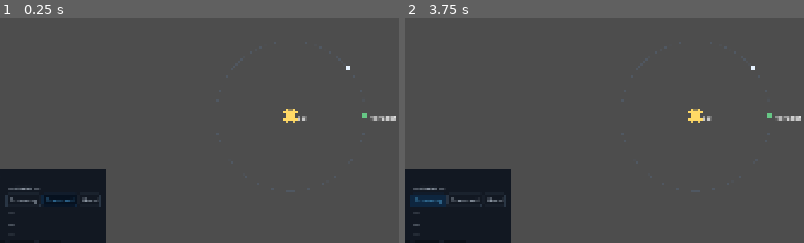
Above: before the commit, frames 1-2 (left to right).
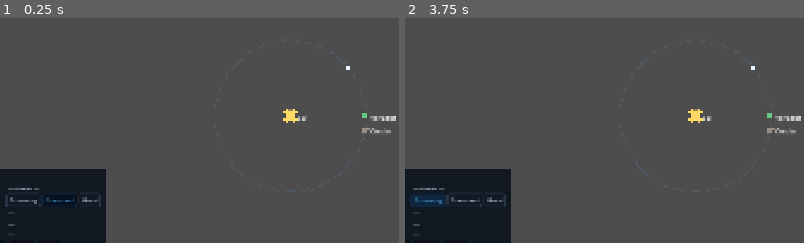
Above: after the commit, the same moments.

Repository: AndrewDrinkwater/farhorizon
Game: Godot game, scene res://src/ui/shell/main.tscn
Two runs of this game, one before a commit and one after it. Both use one fixed random seed, a clock stepped at 60 frames per second and the inputs below.
Inputs:
- Up to frame 1 (0.25 s): no input
- Up to frame 2 (3.75 s): click "❚❚" at 0.5 s; click "1×" at 1.25 s; click "2×" at 2 s; click "4×" at 2.75 s; click "Economy" at 3.5 s
The pictures show only the part of the screen within x 7-56%, y 39-89%; the shares and areas given below are measured in that part.

The runs differ from the first frame. In frame 1, 0.1% of the frame differs, in the area x 90-98%, y 48-52%; in frame 2, 0.1%.

Commit message:
Nav core + data + state: orrery projection, sensors, moons, contacts (α0.2 1-2)
Pure core (GUT-tested): OrreryProjection (log radius, exact bearing) + project_child
for moons; Sensors range + segment (capsule) detection. Data: BodyData.parent_id +
Kind.MOON, ContactData type, SystemData.contacts. State: ShipState.sensor_range,
GameState.ContactsState (saved). EventBus contact signals. SensorController
(sim_tick, segment check) — not yet wired into the shell. Authored Verdant's moon
Cinder + three transient contacts into sol.tres. 103/103 green.

Co-Authored-By: Claude Opus 4.8 (1M context) <noreply@anthropic.com>

Diff:
--- a/localization/strings.csv
+++ b/localization/strings.csv
@@ -11,6 +11,10 @@
 BODY_RUBICON,Rubicon
 BODY_TETHYS,Tethys
 BODY_ANCHORAGE,Anchorage Station
+BODY_CINDER,Cinder
+CONTACT_KEPRI,Kepri (derelict)
+CONTACT_VEIL,Veil Anomaly
+CONTACT_ECHO,Echo Signal
 HELM_CONSOLE_NAME,Helm
 HELM_LAY_IN_COURSE,Lay In Course
 HELM_ENGAGE,Engage
--- a/resources/systems/sol.tres
+++ b/resources/systems/sol.tres
@@ -1,41 +1,52 @@
 [gd_resource type="Resource" script_class="SystemData" format=3]
 
-[ext_resource type="Script" path="res://src/data/body_data.gd" id="1_a4vbc"]
-[ext_resource type="Script" path="res://src/data/system_data.gd" id="2_is64w"]
+[ext_resource type="Script" path="res://src/data/body_data.gd" id="1_is64w"]
+[ext_resource type="Script" path="res://src/data/contact_data.gd" id="2_wps71"]
+[ext_resource type="Script" path="res://src/data/system_data.gd" id="3_4bpnw"]
 
-[sub_resource type="Resource" id="Resource_wps71"]
-script = ExtResource("1_a4vbc")
+[sub_resource type="Resource" id="Resource_0i7mv"]
+script = ExtResource("1_is64w")
 id = "sol_star"
 name_key = "BODY_SOL_STAR"
 kind = 0
 radius = 120.0
 tint = Color(1, 0.85, 0.4, 1)
 
-[sub_resource type="Resource" id="Resource_4bpnw"]
-script = ExtResource("1_a4vbc")
+[sub_resource type="Resource" id="Resource_sqund"]
+script = ExtResource("1_is64w")
 id = "verdant"
 name_key = "BODY_VERDANT"
 position = Vector2(1000, 0)
 radius = 48.0
 tint = Color(0.4, 0.78, 0.52, 1)
 
-[sub_resource type="Resource" id="Resource_0i7mv"]
-script = ExtResource("1_a4vbc")
+[sub_resource type="Resource" id="Resource_fnbma"]
+script = ExtResource("1_is64w")
+id = "cinder"
+name_key = "BODY_CINDER"
+kind = 3
+position = Vector2(1000, 180)
+parent_id = "verdant"
+radius = 18.0
+tint = Color(0.6, 0.55, 0.5, 1)
+
+[sub_resource type="Resource" id="Resource_nr7xj"]
+script = ExtResource("1_is64w")
 id = "rubicon"
 name_key = "BODY_RUBICON"
 position = Vector2(-3342.4956, 3983.431)
 radius = 56.0
 tint = Color(0.82, 0.42, 0.34, 1)
 
-[sub_resource type="Resource" id="Resource_sqund"]
-script = ExtResource("1_a4vbc")
+[sub_resource type="Resource" id="Resource_chn1s"]
+script = ExtResource("1_is64w")
 id = "tethys"
 name_key = "BODY_TETHYS"
 position = Vector2(-32766.082, -22943.057)
 tint = Color(0.55, 0.62, 0.82, 1)
 
-[sub_resource type="Resource" id="Resource_fnbma"]
-script = ExtResource("1_a4vbc")
+[sub_resource type="Resource" id="Resource_t5eb4"]
+script = ExtResource("1_is64w")
 id = "anchorage"
 name_key = "BODY_ANCHORAGE"
 kind = 2
@@ -45,9 +56,30 @@
 can_dock = true
 can_refuel = true
 
+[sub_resource type="Resource" id="Resource_vh70p"]
+script = ExtResource("2_wps71")
+id = "kepri_derelict"
+name_key = "CONTACT_KEPRI"
+kind = 1
+position = Vector2(2600, 900)
+
+[sub_resource type="Resource" id="Resource_4bs3o"]
+script = ExtResource("2_wps71")
+id = "veil_anomaly"
+name_key = "CONTACT_VEIL"
+kind = 2
+position = Vector2(-2200, 1800)
+
+[sub_resource type="Resource" id="Resource_pahpw"]
+script = ExtResource("2_wps71")
+id = "echo_signal"
+name_key = "CONTACT_ECHO"
+position = Vector2(1200, 4200)
+
 [resource]
-script = ExtResource("2_is64w")
+script = ExtResource("3_4bpnw")
 id = "sol"
 name_key = "SYSTEM_SOL"
-bodies = Array[ExtResource("1_a4vbc")]([SubResource("Resource_wps71"), SubResource("Resource_4bpnw"), SubResource("Resource_0i7mv"), SubResource("Resource_sqund"), SubResource("Resource_fnbma")])
+bodies = Array[ExtResource("1_is64w")]([SubResource("Resource_0i7mv"), SubResource("Resource_sqund"), SubResource("Resource_fnbma"), SubResource("Resource_nr7xj"), SubResource("Resource_chn1s"), SubResource("Resource_t5eb4")])
+contacts = Array[ExtResource("2_wps71")]([SubResource("Resource_vh70p"), SubResource("Resource_4bs3o"), SubResource("Resource_pahpw")])
 ship_start = Vector2(766.04443, -642.7876)
--- a/src/autoload/event_bus.gd
+++ b/src/autoload/event_bus.gd
@@ -27,6 +27,11 @@
 # --- Travel situation (ADR 0015) — location/course changed; UI re-derives orders ---
 signal ship_context_changed()
 
+# --- Sensors / contacts (ADR 0017) ---
+signal contact_detected(contact_id: String)
+signal contact_lost(contact_id: String)
+signal contact_promoted(contact_id: String, tier: int)
+
 # --- Fuel ---
 signal fuel_changed(pool: int, value: float)
 
--- a/src/autoload/game_state.gd
+++ b/src/autoload/game_state.gd
@@ -10,6 +10,7 @@
 var clock: ClockState = ClockState.new()
 var ship: ShipState = ShipState.new()
 var system: SystemState = SystemState.new()
+var contacts: ContactsState = ContactsState.new()  # transient detection state (ADR 0017)
 
 
 ## Reset the tree to a fresh run (used by "new game" and as the load baseline).
@@ -17,6 +18,7 @@
 	clock = ClockState.new()
 	ship = ShipState.new()
 	system = SystemState.new()
+	contacts = ContactsState.new()
 
 
 ## Serialize the whole tree to a plain Dictionary (SaveManager wraps it with the
@@ -26,6 +28,7 @@
 		"clock": clock.to_dict(),
 		"ship": ship.to_dict(),
 		"system": system.to_dict(),
+		"contacts": contacts.to_dict(),
 	}
 
 
@@ -35,3 +38,4 @@
 	clock = ClockState.from_dict(data.get("clock", {}))
 	ship = ShipState.from_dict(data.get("ship", {}))
 	system = SystemState.from_dict(data.get("system", {}))
+	contacts = ContactsState.from_dict(data.get("contacts", {}))
--- /dev/null
+++ b/src/core/orrery_params.gd
@@ -0,0 +1,17 @@
+class_name OrreryParams
+extends RefCounted
+## Tuning for the orrery projection (ADR 0016/0018). Pure data — the Nav Plot
+## fills `center`/rings from the viewport; the rest are play-tuned constants.
+## `center` and the ring radii are screen pixels; the `r_*` clamps are real wu.
+
+var center: Vector2 = Vector2.ZERO
+## Real radius (wu) mapped to the inner/outer ring; clamp outside this band.
+var r_min: float = 300.0       # ~0.3 AU
+var r_max: float = 45000.0     # 45 AU (a touch beyond the 40 AU outer body)
+var ring_inner: float = 60.0   # px
+var ring_outer: float = 450.0  # px
+## Moon (child) local cluster about the parent's projected point.
+var moon_r_min: float = 10.0       # wu offset from parent
+var moon_r_max: float = 600.0      # wu offset from parent
+var moon_ring_inner: float = 16.0  # px
+var moon_ring_outer: float = 44.0  # px
--- /dev/null
+++ b/src/core/orrery_projection.gd
@@ -0,0 +1,31 @@
+class_name OrreryProjection
+extends RefCounted
+## Pure orrery projection (ADR 0016/0018): real positions → chart positions.
+## Radius is log-compressed onto a screen ring band; **bearing is preserved
+## exactly** so direction stays truthful. No node deps; GUT-tested. The Nav Plot
+## is a thin renderer over this.
+##
+## `project` takes an offset from the star hub (caller subtracts the star pos);
+## `project_child` places a moon in a small local cluster about its parent's
+## projected point, from the moon's offset-from-parent.
+
+## Project a body's offset-from-star to its chart position (screen px).
+static func project(offset_from_star: Vector2, p: OrreryParams) -> Vector2:
+	var r := offset_from_star.length()
+	if r < p.r_min:
+		return p.center  # star / very-inner clamps to the hub (no log(0))
+	var t := (log(r) - log(p.r_min)) / (log(p.r_max) - log(p.r_min))
+	var radius := lerpf(p.ring_inner, p.ring_outer, clampf(t, 0.0, 1.0))
+	return p.center + offset_from_star.normalized() * radius
+
+
+## Project a moon from its offset-from-parent, clustered about the parent's
+## already-projected chart position. Bearing-from-parent preserved.
+static func project_child(offset_from_parent: Vector2, parent_projected: Vector2,
+		p: OrreryParams) -> Vector2:
+	var d := offset_from_parent.length()
+	if d <= p.moon_r_min:
+		return parent_projected
+	var t := (log(d) - log(p.moon_r_min)) / (log(p.moon_r_max) - log(p.moon_r_min))
+	var radius := lerpf(p.moon_ring_inner, p.moon_ring_outer, clampf(t, 0.0, 1.0))
+	return parent_projected + offset_from_parent.normalized() * radius
--- /dev/null
+++ b/src/core/sensors.gd
@@ -0,0 +1,38 @@
+class_name Sensors
+extends RefCounted
+## Pure sensor detection (ADR 0017): which entities are within range of the ship,
+## decided in REAL space (never display scale). No node deps; GUT-tested. The
+## detection node runs this off EventBus.sim_tick.
+
+## Detection ladder: in-range is automatic (BLIP); IDENTIFIED is a scan action
+## (later). Forward-compatible with contact→identified→surveyed→explored.
+enum Tier { UNDETECTED, BLIP, IDENTIFIED }
+
+
+## Entities (each with a `.position`) within `radius` of a point.
+static func contacts_in_range(ship_pos: Vector2, radius: float, entities: Array) -> Array:
+	var found: Array = []
+	for e in entities:
+		if ship_pos.distance_to(e.position) <= radius:
+			found.append(e)
+	return found
+
+
+## Entities within `radius` of the segment travelled this tick (capsule test), so
+## a fast (Hard-burn) hop can't tunnel past a small contact between point samples.
+static func contacts_in_segment(from: Vector2, to: Vector2, radius: float, entities: Array) -> Array:
+	var found: Array = []
+	for e in entities:
+		if _point_to_segment_distance(e.position, from, to) <= radius:
+			found.append(e)
+	return found
+
+
+## Shortest distance from point `p` to segment `a`→`b`.
+static func _point_to_segment_distance(p: Vector2, a: Vector2, b: Vector2) -> float:
+	var ab := b - a
+	var len_sq := ab.length_squared()
+	if len_sq == 0.0:
+		return p.distance_to(a)
+	var t := clampf((p - a).dot(ab) / len_sq, 0.0, 1.0)
+	return p.distance_to(a + ab * t)
--- /dev/null
+++ b/src/core/state/contacts_state.gd
@@ -0,0 +1,27 @@
+class_name ContactsState
+extends RefCounted
+## Runtime detection state for transient contacts (ADR 0017): id → detection tier
+## (Sensors.Tier). Absent = UNDETECTED. Part of the GameState tree; saved so a
+## resumed run remembers what's been found (ADR 0008).
+
+var tiers: Dictionary = {}  # id: String -> tier: int
+
+
+func tier_of(id: String) -> int:
+	return int(tiers.get(id, Sensors.Tier.UNDETECTED))
+
+
+func set_tier(id: String, tier: int) -> void:
+	tiers[id] = tier
+
+
+func to_dict() -> Dictionary:
+	return {"tiers": tiers.duplicate(true)}
+
+
+static func from_dict(data: Dictionary) -> ContactsState:
+	var s := ContactsState.new()
+	var raw: Dictionary = data.get("tiers", {})
+	for key: Variant in raw:
+		s.tiers[String(key)] = int(raw[key])
+	return s
--- a/src/core/state/ship_state.gd
+++ b/src/core/state/ship_state.gd
@@ -11,6 +11,7 @@
 var heading: float = 0.0  # radians
 var reaction_mass: float = 100.0  # RM (CONVENTIONS.md "Fuel")
 var max_reaction_mass: float = 100.0  # tank capacity; refuel fills to this
+var sensor_range: float = 3000.0  # wu (~3 AU) — detection radius (ADR 0017)
 ## Where the ship is when not under way (ADR 0015). DEEP_SPACE at game start.
 var location: int = Travel.Location.DEEP_SPACE
 var location_body_id: String = ""  # body we're holding at / docked at ("" = none)
@@ -26,6 +27,7 @@
 		"heading": heading,
 		"reaction_mass": reaction_mass,
 		"max_reaction_mass": max_reaction_mass,
+		"sensor_range": sensor_range,
 		"location": location,
 		"location_body_id": location_body_id,
 		"orbit_angle": orbit_angle,
@@ -41,6 +43,7 @@
 	s.heading = float(data.get("heading", s.heading))
 	s.reaction_mass = float(data.get("reaction_mass", s.reaction_mass))
 	s.max_reaction_mass = float(data.get("max_reaction_mass", s.max_reaction_mass))
+	s.sensor_range = float(data.get("sensor_range", s.sensor_range))
 	s.location = int(data.get("location", s.location))
 	s.location_body_id = String(data.get("location_body_id", s.location_body_id))
 	s.orbit_angle = float(data.get("orbit_angle", s.orbit_angle))
--- a/src/data/body_data.gd
+++ b/src/data/body_data.gd
@@ -6,12 +6,15 @@
 ## CONVENTIONS.md). Display name is a tr() key (ADR 0010); kind gives a
 ## non-colour channel for accessibility (ADR 0012).
 
-enum Kind { STAR, PLANET, STATION }
+enum Kind { STAR, PLANET, STATION, MOON }
 
 @export var id: String = ""
 @export var name_key: String = ""
 @export var kind: Kind = Kind.PLANET
-@export var position: Vector2 = Vector2.ZERO  # world units
+@export var position: Vector2 = Vector2.ZERO  # world units (absolute, static)
+## The body this orbits (ADR 0018): "" for the star; a planet id for a moon. The
+## orrery projects moons relative to their parent. Position stays absolute.
+@export var parent_id: String = ""
 @export var radius: float = 40.0  # visual radius in wu
 @export var tint: Color = Color.WHITE  # secondary channel only (ADR 0012)
 @export var can_dock: bool = false
--- /dev/null
+++ b/src/data/contact_data.gd
@@ -0,0 +1,14 @@
+class_name ContactData
+extends Resource
+## Authored data for a transient (non-gravimetric) contact (ADR 0017): ships,
+## derelicts, anomalies, signals, probes, debris. Detected only within sensor
+## range. Immutable content loaded via TypeRegistry, referenced by id; runtime
+## detection state lives in GameState. Position is real world units.
+
+enum Kind { SHIP, DERELICT, ANOMALY, SIGNAL, PROBE, DEBRIS }
+
+@export var id: String = ""
+@export var name_key: String = ""
+@export var kind: Kind = Kind.SIGNAL
+@export var position: Vector2 = Vector2.ZERO
+@export var tint: Color = Color(0.85, 0.78, 0.5)  # secondary channel only (ADR 0012)
--- a/src/data/system_data.gd
+++ b/src/data/system_data.gd
@@ -6,7 +6,8 @@
 
 @export var id: String = ""
 @export var name_key: String = ""
-@export var bodies: Array[BodyData] = []
+@export var bodies: Array[BodyData] = []  # charted (gravimetric) bodies
+@export var contacts: Array[ContactData] = []  # transient entities (ADR 0017)
 @export var ship_start: Vector2 = Vector2.ZERO  # world units
 
 
--- /dev/null
+++ b/src/flight/sensor_controller.gd
@@ -0,0 +1,41 @@
+class_name SensorController
+extends Node
+## Runs sensor detection off SimClock ticks (ADR 0017). Each tick it tests the
+## segment the ship travelled against the system's transient contacts (pure
+## Sensors, real space), diffs against the saved detection state, and announces
+## changes on EventBus. Holds no system refs (ADR 0003) — reads GameState +
+## TypeRegistry, writes GameState.contacts. NOT an autoload (a plain system node).
+
+var _prev_pos: Vector2 = Vector2.ZERO
+
+
+func _ready() -> void:
+	_prev_pos = GameState.ship.position
+	EventBus.sim_tick.connect(_on_sim_tick)
+	EventBus.game_state_loaded.connect(_on_state_loaded)
+
+
+func _on_state_loaded() -> void:
+	_prev_pos = GameState.ship.position
+
+
+func _on_sim_tick(_tick: int) -> void:
+	var system := TypeRegistry.get_system(GameState.system.system_id)
+	if system == null:
+		return
+	var radius: float = GameState.ship.sensor_range
+	var in_range := Sensors.contacts_in_segment(_prev_pos, GameState.ship.position, radius, system.contacts)
+	_prev_pos = GameState.ship.position
+
+	var in_ids: Dictionary = {}
+	for contact: ContactData in in_range:
+		in_ids[contact.id] = true
+		if GameState.contacts.tier_of(contact.id) == Sensors.Tier.UNDETECTED:
+			GameState.contacts.set_tier(contact.id, Sensors.Tier.BLIP)
+			EventBus.contact_detected.emit(contact.id)
+
+	# A BLIP that's no longer in range drops back to undetected (IDENTIFIED stays).
+	for contact: ContactData in system.contacts:
+		if not in_ids.has(contact.id) and GameState.contacts.tier_of(contact.id) == Sensors.Tier.BLIP:
+			GameState.contacts.set_tier(contact.id, Sensors.Tier.UNDETECTED)
+			EventBus.contact_lost.emit(contact.id)
--- /dev/null
+++ b/tests/unit/test_orrery_projection.gd
@@ -0,0 +1,79 @@
+extends GutTest
+## Orrery projection (ADR 0016/0018): log-compressed radius, exact bearing.
+
+var _p: OrreryParams
+
+
+func before_each() -> void:
+	_p = OrreryParams.new()
+	_p.center = Vector2(960.0, 540.0)
+	_p.r_min = 300.0
+	_p.r_max = 45000.0
+	_p.ring_inner = 60.0
+	_p.ring_outer = 450.0
+
+
+func _radius(real: Vector2) -> float:
+	return OrreryProjection.project(real, _p).distance_to(_p.center)
+
+
+func test_r_min_maps_to_inner_ring() -> void:
+	assert_almost_eq(_radius(Vector2(_p.r_min, 0.0)), _p.ring_inner, 0.01)
+
+
+func test_r_max_maps_to_outer_ring() -> void:
+	assert_almost_eq(_radius(Vector2(_p.r_max, 0.0)), _p.ring_outer, 0.01)
+
+
+func test_geometric_mean_lands_midway() -> void:
+	# log is linear in log-space, so sqrt(r_min*r_max) → halfway between rings.
+	var mean := sqrt(_p.r_min * _p.r_max)
+	assert_almost_eq(_radius(Vector2(mean, 0.0)), (_p.ring_inner + _p.ring_outer) * 0.5, 0.01)
+
+
+func test_bearing_is_preserved() -> void:
+	var real := Vector2.from_angle(1.1) * 5200.0
+	var projected := OrreryProjection.project(real, _p) - _p.center
+	assert_almost_eq(projected.angle(), real.angle(), 0.0001, "direction unchanged")
+
+
+func test_monotonic_in_real_distance() -> void:
+	assert_lt(_radius(Vector2(1000.0, 0.0)), _radius(Vector2(9500.0, 0.0)),
+		"farther in real wu = farther on the chart")
+
+
+func test_star_clamps_to_hub() -> void:
+	assert_eq(OrreryProjection.project(Vector2.ZERO, _p), _p.center, "no log(0)")
+	assert_eq(OrreryProjection.project(Vector2(_p.r_min * 0.5, 0.0), _p), _p.center, "inner clamp")
+
+
+func test_beyond_r_max_clamps_to_outer_ring() -> void:
+	assert_almost_eq(_radius(Vector2(_p.r_max * 10.0, 0.0)), _p.ring_outer, 0.01)
+
+
+func test_real_anchors_land_ordered_between_rings() -> void:
+	var au := 1000.0
+	var verdant := _radius(Vector2(1.0 * au, 0.0))
+	var rubicon := _radius(Vector2(5.2 * au, 0.0))
+	var anchorage := _radius(Vector2(9.5 * au, 0.0))
+	var tethys := _radius(Vector2(40.0 * au, 0.0))
+	assert_lt(verdant, rubicon)
+	assert_lt(rubicon, anchorage)
+	assert_lt(anchorage, tethys)
+	assert_gte(verdant, _p.ring_inner)
+	assert_lte(tethys, _p.ring_outer)
+
+
+func test_child_preserves_bearing_from_parent_and_clears_it() -> void:
+	var parent_proj := Vector2(700.0, 300.0)
+	var offset := Vector2.from_angle(-0.6) * 150.0
+	var child := OrreryProjection.project_child(offset, parent_proj, _p)
+	var local := child - parent_proj
+	assert_almost_eq(local.angle(), offset.angle(), 0.0001, "bearing from parent preserved")
+	assert_gte(local.length(), _p.moon_ring_inner - 0.01, "never overlaps the parent")
+
+
+func test_child_tiny_offset_sits_on_parent() -> void:
+	var parent_proj := Vector2(700.0, 300.0)
+	var child := OrreryProjection.project_child(Vector2(_p.moon_r_min * 0.5, 0.0), parent_proj, _p)
+	assert_eq(child, parent_proj)
--- /dev/null
+++ b/tests/unit/test_sensors.gd
@@ -0,0 +1,44 @@
+extends GutTest
+## Pure sensor detection (ADR 0017): real-space range + segment (capsule) check.
+
+
+func _contact(pos: Vector2) -> ContactData:
+	var c := ContactData.new()
+	c.position = pos
+	return c
+
+
+func test_in_range_inside_outside_and_boundary() -> void:
+	var entities := [_contact(Vector2(50.0, 0.0)), _contact(Vector2(200.0, 0.0)), _contact(Vector2(100.0, 0.0))]
+	var found := Sensors.contacts_in_range(Vector2.ZERO, 100.0, entities)
+	assert_eq(found.size(), 2, "inside + exactly-on-boundary count; outside does not")
+
+
+func test_in_range_empty_and_zero_radius() -> void:
+	assert_eq(Sensors.contacts_in_range(Vector2.ZERO, 100.0, []).size(), 0)
+	assert_eq(Sensors.contacts_in_range(Vector2.ZERO, 0.0, [_contact(Vector2(1.0, 0.0))]).size(), 0)
+
+
+func test_segment_catches_mid_path_contact() -> void:
+	# A contact off to the side of a long fast hop: missed by either endpoint,
+	# caught by the segment (capsule) test.
+	var c := _contact(Vector2(500.0, 30.0))
+	var from := Vector2.ZERO
+	var to := Vector2(1000.0, 0.0)
+	assert_eq(Sensors.contacts_in_range(from, 50.0, [c]).size(), 0, "not near the start")
+	assert_eq(Sensors.contacts_in_range(to, 50.0, [c]).size(), 0, "not near the end")
+	assert_eq(Sensors.contacts_in_segment(from, to, 50.0, [c]).size(), 1, "but the path passes within range")
+
+
+func test_segment_degenerates_to_point() -> void:
+	var c := _contact(Vector2(40.0, 0.0))
+	var p := Vector2.ZERO
+	assert_eq(Sensors.contacts_in_segment(p, p, 50.0, [c]).size(), 1, "from == to behaves like a point check")
+
+
+func test_segment_respects_radius() -> void:
+	var c := _contact(Vector2(500.0, 80.0))
+	var from := Vector2.ZERO
+	var to := Vector2(1000.0, 0.0)
+	assert_eq(Sensors.contacts_in_segment(from, to, 50.0, [c]).size(), 0, "80 wu off a 50 wu sweep = miss")
+	assert_eq(Sensors.contacts_in_segment(from, to, 100.0, [c]).size(), 1, "wider sweep catches it")
--- a/tests/unit/test_state_objects.gd
+++ b/tests/unit/test_state_objects.gd
@@ -36,6 +36,16 @@
 	assert_eq(back.system_id, "sol")
 
 
+func test_contacts_state_round_trip() -> void:
+	var c := ContactsState.new()
+	c.set_tier("kepri_derelict", Sensors.Tier.BLIP)
+	c.set_tier("veil_anomaly", Sensors.Tier.IDENTIFIED)
+	var back := ContactsState.from_dict(c.to_dict())
+	assert_eq(back.tier_of("kepri_derelict"), Sensors.Tier.BLIP)
+	assert_eq(back.tier_of("veil_anomaly"), Sensors.Tier.IDENTIFIED)
+	assert_eq(back.tier_of("unknown"), Sensors.Tier.UNDETECTED, "absent = undetected")
+
+
 func test_forgiving_from_dict_uses_defaults() -> void:
 	# Empty / partial dicts must not crash and must fall back to defaults.
 	var clock := ClockState.from_dict({})
--- a/tests/unit/test_type_registry.gd
+++ b/tests/unit/test_type_registry.gd
@@ -7,8 +7,23 @@
 	var system := TypeRegistry.get_system("sol")
 	assert_not_null(system, "sol system is authored and loaded")
 	assert_eq(system.id, "sol", "id matches")
-	assert_eq(system.bodies.size(), 5, "star + 3 planets + 1 station")
+	assert_eq(system.bodies.size(), 6, "star + 3 planets + 1 station + 1 moon")
 	assert_ne(system.ship_start, Vector2.ZERO, "has a ship start position")
+
+
+func test_sol_has_a_moon_with_a_parent() -> void:
+	var system := TypeRegistry.get_system("sol")
+	var moon: BodyData = null
+	for body: BodyData in system.bodies:
+		if body.kind == BodyData.Kind.MOON:
+			moon = body
+	assert_not_null(moon, "has a moon")
+	assert_eq(moon.parent_id, "verdant", "moon orbits its parent planet")
+
+
+func test_sol_has_transient_contacts() -> void:
+	var system := TypeRegistry.get_system("sol")
+	assert_gte(system.contacts.size(), 2, "authored transient contacts present")
 
 
 func test_sol_has_star_planets_and_a_station() -> void:
--- a/tools/build_sol_system.gd
+++ b/tools/build_sol_system.gd
@@ -17,6 +17,10 @@
 		Vector2.ZERO, 120.0, Color(1.0, 0.85, 0.4)))
 	bodies.append(_body("verdant", "BODY_VERDANT", BodyData.Kind.PLANET,
 		_at(1.0, 0.0), 48.0, Color(0.4, 0.78, 0.52)))      # ~Earth, 1 AU
+	var cinder := _body("cinder", "BODY_CINDER", BodyData.Kind.MOON,
+		_at(1.0, 0.0) + Vector2(0.0, 180.0), 18.0, Color(0.6, 0.55, 0.5))  # Verdant's moon
+	cinder.parent_id = "verdant"
+	bodies.append(cinder)
 	bodies.append(_body("rubicon", "BODY_RUBICON", BodyData.Kind.PLANET,
 		_at(5.2, 130.0), 56.0, Color(0.82, 0.42, 0.34)))   # ~Jupiter, 5.2 AU
 	bodies.append(_body("tethys", "BODY_TETHYS", BodyData.Kind.PLANET,
@@ -28,10 +32,20 @@
 	station.can_refuel = true
 	bodies.append(station)
 
+	# Transient (non-gravimetric) contacts — only seen within sensor range.
+	var contacts: Array[ContactData] = []
+	contacts.append(_contact("kepri_derelict", "CONTACT_KEPRI", ContactData.Kind.DERELICT,
+		Vector2(2600.0, 900.0)))     # near the start — detected on arrival
+	contacts.append(_contact("veil_anomaly", "CONTACT_VEIL", ContactData.Kind.ANOMALY,
+		Vector2(-2200.0, 1800.0)))   # winks in flying inner-left
+	contacts.append(_contact("echo_signal", "CONTACT_ECHO", ContactData.Kind.SIGNAL,
+		Vector2(1200.0, 4200.0)))    # winks in heading outward
+
 	var system := SystemData.new()
 	system.id = "sol"
 	system.name_key = "SYSTEM_SOL"
 	system.bodies = bodies
+	system.contacts = contacts
 	system.ship_start = _at(1.0, -40.0)  # in the inner system, near Verdant
 
 	var err: int = ResourceSaver.save(system, OUT_PATH)
@@ -47,6 +61,15 @@
 	return Vector2.from_angle(deg_to_rad(degrees)) * au * Travel.WU_PER_AU
 
 
+func _contact(id: String, name_key: String, kind: ContactData.Kind, pos: Vector2) -> ContactData:
+	var c := ContactData.new()
+	c.id = id
+	c.name_key = name_key
+	c.kind = kind
+	c.position = pos
+	return c
+
+
 func _body(id: String, name_key: String, kind: BodyData.Kind, pos: Vector2,
 		radius: float, tint: Color) -> BodyData:
 	var b := BodyData.new()
Not shown, added: src/core/orrery_params.gd.uid
Not shown, added: src/core/orrery_projection.gd.uid
Not shown, added: src/core/sensors.gd.uid
Not shown, added: src/core/state/contacts_state.gd.uid
Not shown, added: src/data/contact_data.gd.uid
Not shown, added: src/flight/sensor_controller.gd.uid
Not shown, added: tests/unit/test_orrery_projection.gd.uid
Not shown, added: tests/unit/test_sensors.gd.uid
Not shown, changed: docs/adr/0018-hierarchical-bodies.md
